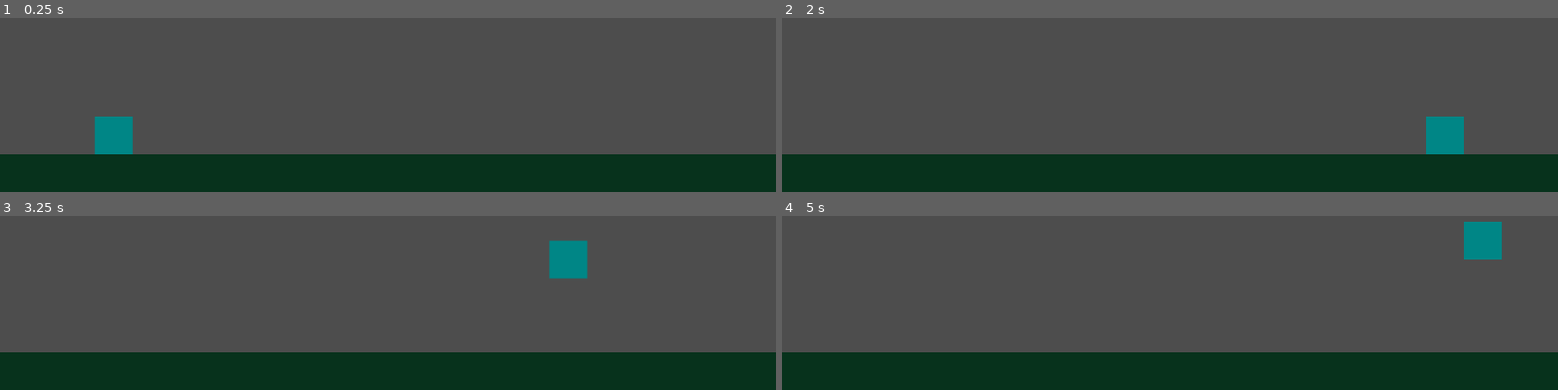
Above: before the commit, frames 1-4 (two rows, left to right).
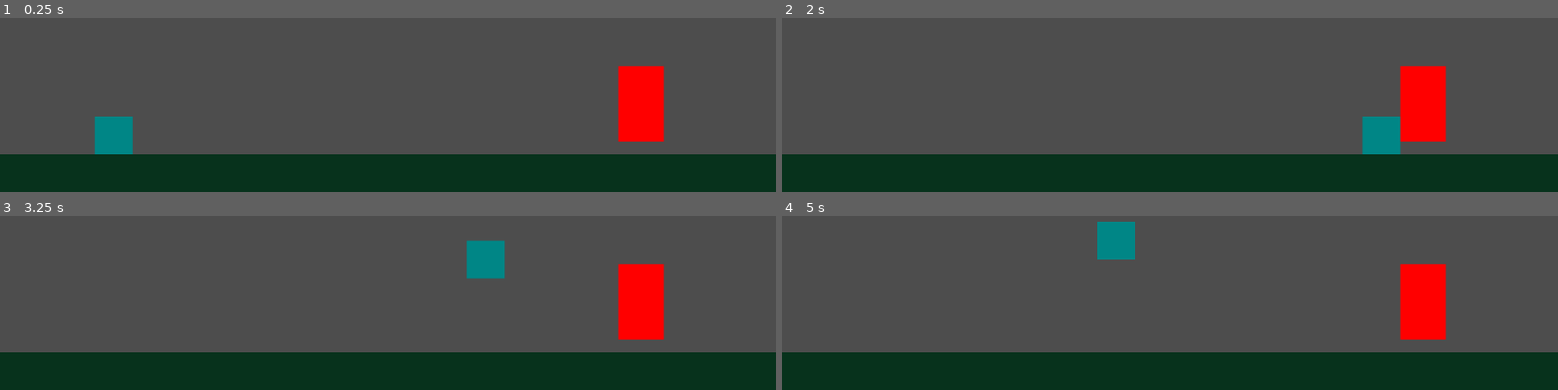
Above: after the commit, the same moments.

Repository: rayar93/asset-flip-game
Game: Godot game, scene res://level.tscn
Same seed, same stepped clock (60 frames per second), same inputs: the game is played once before the commit and once after it.
Inputs:
- Up to frame 1 (0.25 s): no input
- Up to frame 2 (2 s): tap Enter (ui_accept) at 0.5 s; hold D (move_right) from 0.53 s (still down); tap Space (jump) at 0.77, 1.52 s
- Up to frame 3 (3.25 s): release D (move_right) at 2.03 s; hold Left (move_left) 2.03-2.78 s; hold D (move_right) from 2.78 s (still down); tap Space (jump) at 3.02 s
- Up to frame 4 (5 s): tap Space (jump) at 3.77, 4.52 s; tap Enter (ui_accept) at 4.25 s; release D (move_right) at 4.28 s; hold Left (move_left) from 4.28 s (still down)

The runs differ from the first frame. In frame 1, 2.6% of the frame differs, in the area x 79-86%, y 27-72%; in frame 2, 4.4%; in frame 3, 4.8%, in the area x 60-86%, y 13-72%; in frame 4, 4.7%.

Commit message:
Added enemy to level scene

Diff:
--- a/enemy.tscn
+++ b/enemy.tscn
@@ -1,3 +1,16 @@
 [gd_scene format=3 uid="uid://daab20ylnjhit"]
 
-[node name="RigidBody2D" type="RigidBody2D" unique_id=1171163813]
+[sub_resource type="RectangleShape2D" id="RectangleShape2D_7xaro"]
+size = Vector2(60, 100)
+
+[node name="CharacterBody2D" type="CharacterBody2D" unique_id=920785443]
+
+[node name="CollisionShape2D" type="CollisionShape2D" parent="." unique_id=1616066894]
+shape = SubResource("RectangleShape2D_7xaro")
+
+[node name="ColorRect" type="ColorRect" parent="." unique_id=436240437]
+offset_left = -30.0
+offset_top = -50.0
+offset_right = 30.0
+offset_bottom = 50.0
+color = Color(1, 0, 0, 1)
--- a/level.tscn
+++ b/level.tscn
@@ -1,6 +1,7 @@
 [gd_scene format=3 uid="uid://dp2cbtma0pvin"]
 
 [ext_resource type="PackedScene" uid="uid://pdnlykm857d6" path="res://player.tscn" id="1_u52ul"]
+[ext_resource type="PackedScene" uid="uid://daab20ylnjhit" path="res://enemy.tscn" id="2_vonw3"]
 
 [sub_resource type="RectangleShape2D" id="RectangleShape2D_5xgho"]
 size = Vector2(1500, 300)
@@ -22,3 +23,6 @@
 
 [node name="Player" parent="." unique_id=454716346 instance=ExtResource("1_u52ul")]
 position = Vector2(150, 491)
+
+[node name="CharacterBody2D" parent="." unique_id=920785443 instance=ExtResource("2_vonw3")]
+position = Vector2(846, 483)
